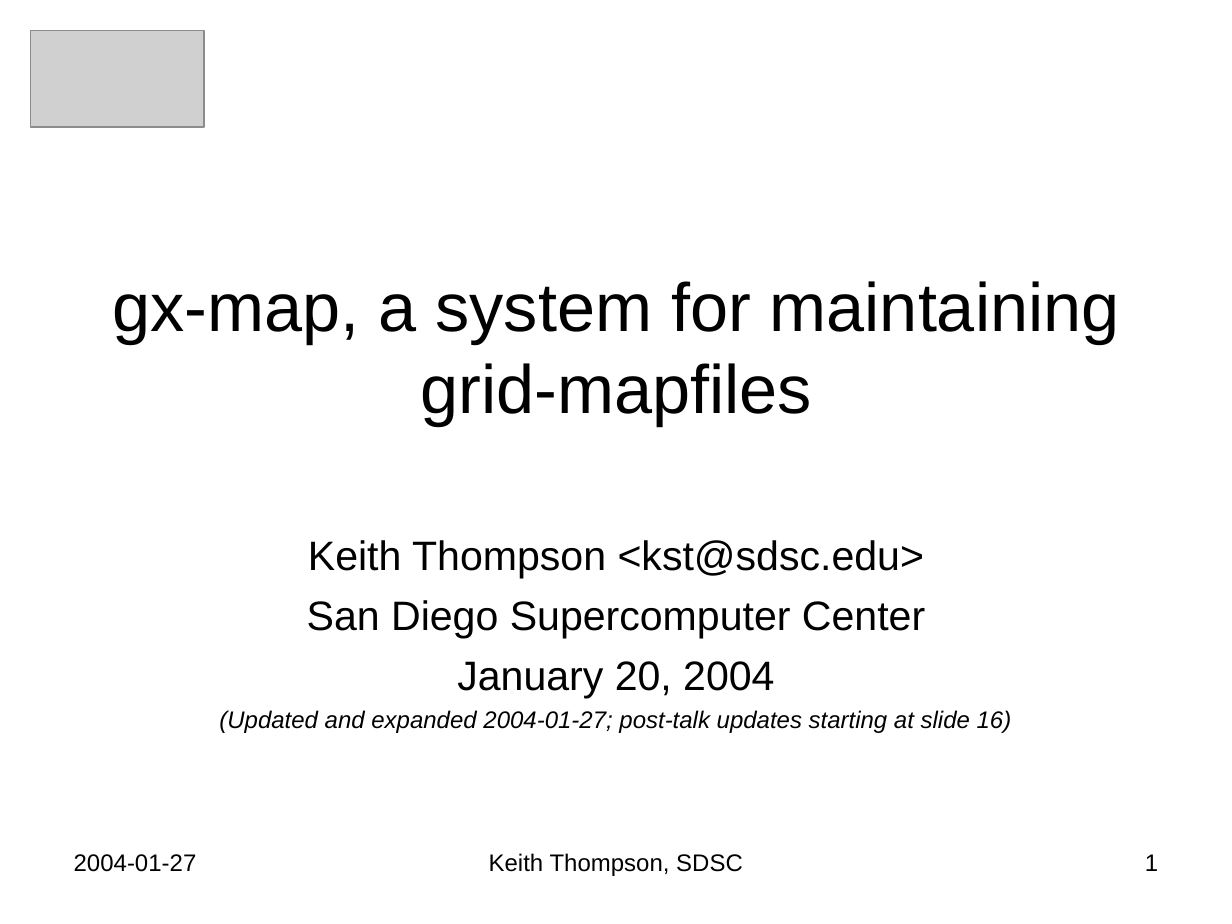
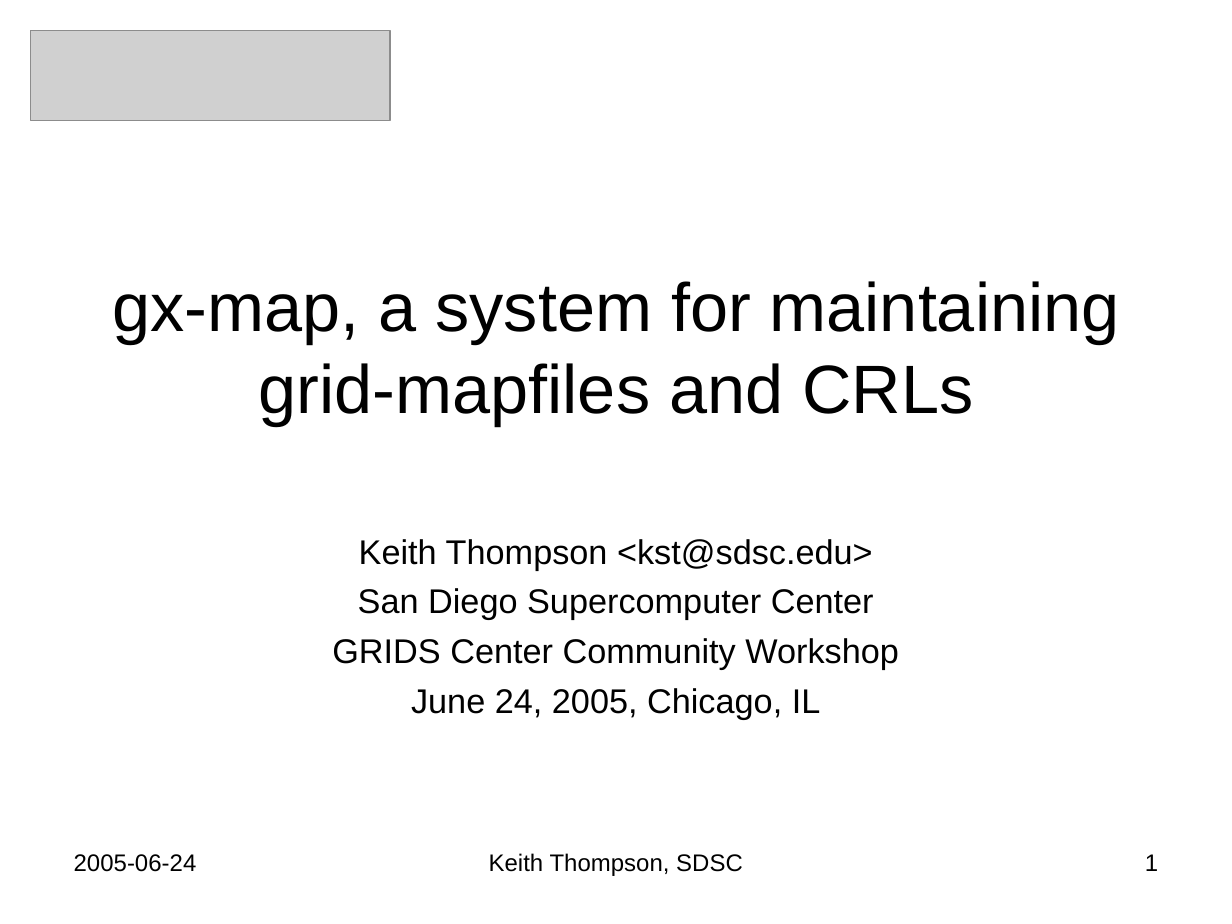
Before and after one commit to Keith-S-Thompson/gx-map, a slide deck: slide 1 of gx-map.ppt. Drawn at 1232x924 pixels with LibreOffice and Linux fonts; fonts in the diff are those of the drawing; grey boxes stand for pictures. Boxes give left, top, right and bottom in pixels: in the first picture for what was removed or moved away, otherwise in the second. Text is boxed around its words. In the diff, an @@ line names an element or a change of style, - is before the commit and + after.

Commit message:
[gx-map.ppt 1.7]: Updated for presentation at GRIDS Center Community Workshop, 2005-06-24, Chicago, IL

```diff
--- a/gx-map.ppt
+++ b/gx-map.ppt
@@ picture: place and size @@
-picture at <box>31,31,205,127</box>
+picture at <box>31,31,391,121</box>
@@ title at <box>112,281,1120,425</box>: text changed @@
-gx-map, a system for maintaining grid-mapfiles
+gx-map, a system for maintaining grid-mapfiles and CRLs
@@ subtitle at <box>358,539,874,620</box>: size 24 to 20 pt in "Keith Thompson <kst@sdsc.edu>", "San Diego Supercomputer Center"; less space between paragraphs @@
@@ subtitle at <box>332,638,899,719</box>: text changed; size 14 to 20 pt; italic off @@
-January 20, 2004
-(Updated and expanded 2004-01-27; post-talk updates starting at slide 16)
+GRIDS Center Community Workshop
+June 24, 2005, Chicago, IL
@@ text at <box>74,854,197,872</box>: text changed @@
-2004-01-27
+2005-06-24
```
Also in this commit, not shown: 24 other slides changed, 4 slides added, 7 slides removed.
